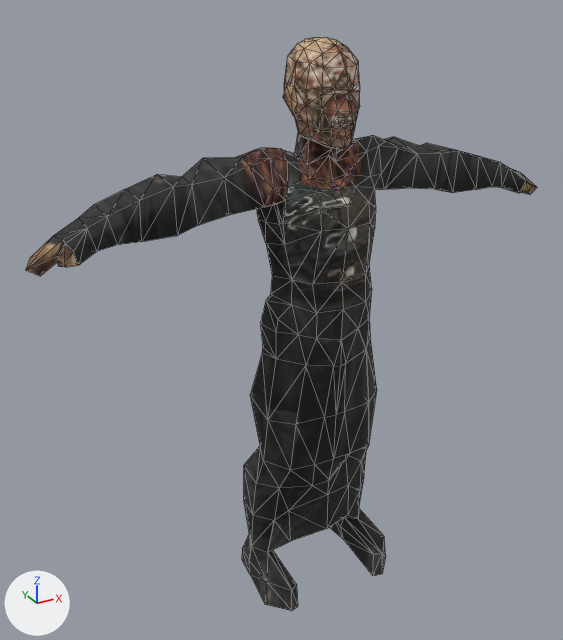
Renders of the FBX model media/models_X/Skinned/RavagerZed.fbx from each side of a commit.
Both versions are drawn from a 50 mm camera at (-6.82, -10.71, 11.06) aimed at (-0.52, 0.74, 5.33). Every picture has the same lights, and +X, +Y and +Z are marked at lower left. Mesh edges are drawn as thin lines. Where no turn or scale is listed for an object, it has been applied to the vertices. Vertices at the same position are counted once.

In view in the first picture: 'Body'.
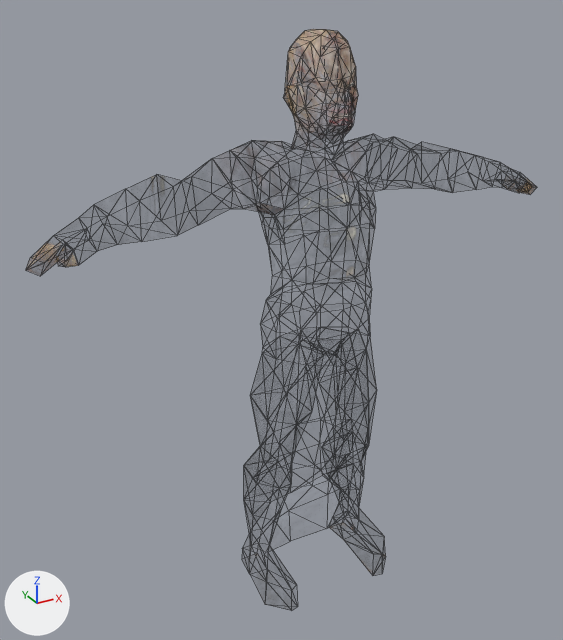
Patch to the scene script:
```diff
--- a/media/models_X/Skinned/RavagerZed.fbx.py
+++ b/media/models_X/Skinned/RavagerZed.fbx.py
@@ img_ravagerzedtexture2_png @@
-img_ravagerzedtexture2_png = load_image('RavagerZedTexture2.png', '../../textures/RavagerZedTexture2.png', 256, 256, 'sRGB')
+img_ravagerzedtexture2_png = load_image('RavagerZedTexture2.png', '../../textures/RavagerZedTexture2.png', 256, 256, 'Non-Color')
@@ img_ravagerzedtexture_png @@
+img_ravagerzedtexture_png = load_image('RavagerZedTexture.png', '../../textures/RavagerZedTexture.png', 256, 256, 'sRGB')
@@ mat_body_mat @@
 n0 = _N.new('ShaderNodeBsdfPrincipled'); n0.name = 'Principled BSDF'
 n2 = _N.new('ShaderNodeTexImage'); n2.name = 'Image Texture'
-n2.image = img_ravagerzedtexture2_png
+n2.image = img_ravagerzedtexture_png
+n3 = _N.new('ShaderNodeTexImage'); n3.name = 'Image Texture.001'
+n3.image = img_ravagerzedtexture2_png
 _L.new(n2.outputs[0], n0.inputs[0])  # 'Color' to 'Base Color'
 _L.new(n0.outputs[0], n1.inputs[0])  # 'BSDF' to 'Surface'
+_L.new(n3.outputs[0], n0.inputs[4])  # 'Color' to 'Alpha'
@@ me_mesh @@
 # used by ob_body; location = (0.0, 0.0, 0.0)
-me_mesh.from_pydata(...)  # 471 vertices, 914 faces; spans x -4.96..4.96, y -0.66..1.28, z -0.19..10.2
-me_mesh.vertices[95].co = (2.72, 0.07, 8.22)  # pixel (458, 150)
-me_mesh.vertices[98].co = (3.25, 0.08, 8.06)  # pixel (479, 156)
-me_mesh.vertices[105].co = (2.66, 0.91, 8.22)  # pixel (426, 142)
+me_mesh.from_pydata(...)  # 471 vertices, 914 faces; spans x -4.96..4.96, y -0.66..1.28, z -0.19..10.32
+# me_mesh part 1: 180 of 471 vertices moved; they spanned x -2.38..1.09, y -0.56..1.04, z 6.84..10.2 and now span x -2.39..1.09, y -0.53..1.1, z 6.83..10.32; mean shift (-0.03, -0.04, 0.02); largest move (-0.27, 0.3, 8.23) -> (-0.39, 0.04, 8.51)
+# me_mesh part 2
+me_mesh.vertices[95].co = (2.7, 0.02, 8.22)
+me_mesh.vertices[98].co = (3.3, 0.04, 8.05)
+me_mesh.vertices[105].co = (2.63, 1.0, 8.23)
 me_mesh.materials.append(mat_body_mat)
```

What differs and where, as boxes [x1, y1, x2, y2] in the pictures (563 x 640 px; the box of a moved part takes in the faces that stretch with it):
'Body', surface changed, reshaped: before [26, 37, 537, 611]; after [29, 29, 537, 572]
part 1 of me_mesh, moved or reshaped: before [157, 37, 398, 284]; after [160, 29, 358, 280]
part 2 of me_mesh, moved or reshaped (not visible afterwards): before [419, 143, 500, 193]
